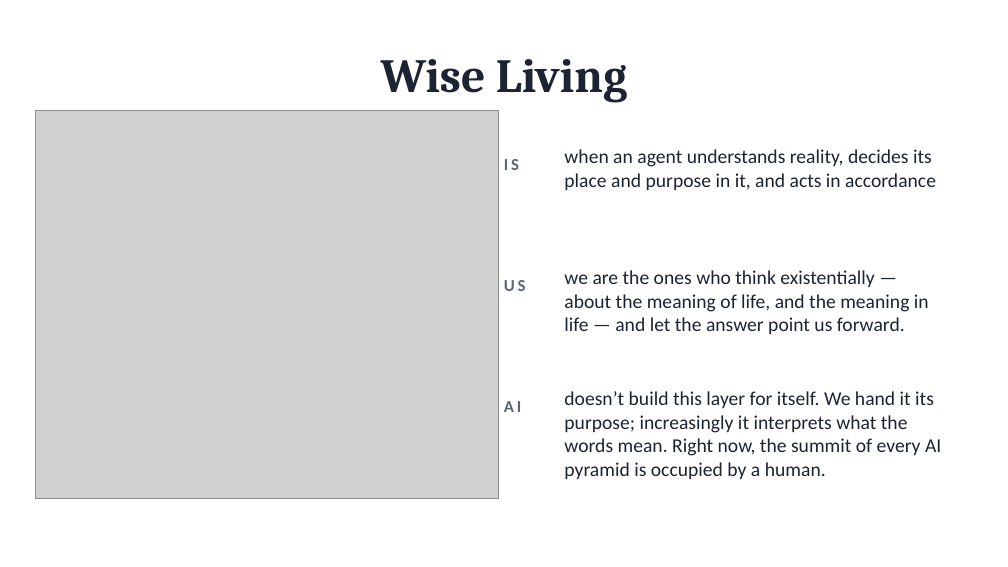
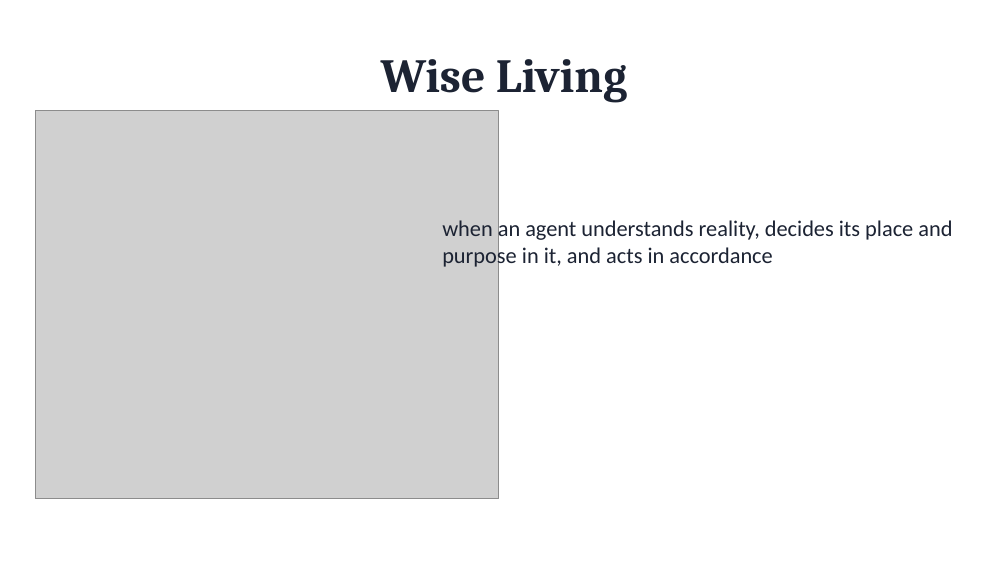
Before and after one commit to ericaraujophd/stem-slides, a slide deck: slide 17 of Session-2/S2-4-20pm-Wondergem-What-Does-It-Take-To-Be-Wise.pptx (slide 16 before the commit). Drawn at 1008x567 pixels with LibreOffice and Linux fonts; fonts in the diff are those of the drawing; grey boxes stand for pictures. Boxes give left, top, right and bottom in pixels: in the first picture for what was removed or moved away, otherwise in the second. Text is boxed around its words. In the diff, an @@ line names an element or a change of style, - is before the commit and + after.

```diff
--- a/Session-2/S2-4-20pm-Wondergem-What-Does-It-Take-To-Be-Wise.pptx
+++ b/Session-2/S2-4-20pm-Wondergem-What-Does-It-Take-To-Be-Wise.pptx
@@ text removed at (504,159,519,170) @@
-IS
@@ text "when an agent understands reality, ...": place and size @@
-text "when an agent understands reality, ..." at (564,149,936,190)
+text "when an agent understands reality, ..." at (442,218,952,270)
@@ text "when an agent understands reality, ..." at (442,218,952,270): size 14 to 16 pt @@
@@ text removed at (504,280,526,291) @@
-US
@@ text removed at (564,270,929,334) @@
-we are the ones who think existentially — about the meaning of life, and the meaning in life — and let the answer point us forward.
@@ text removed at (504,401,521,412) @@
-AI
@@ text removed at (564,391,941,479) @@
-doesn’t build this layer for itself. We hand it its purpose; increasingly it interprets what the words mean. Right now, the summit of every AI pyramid is occupied by a human.
```
Also in this commit, not shown: 11 other slides changed, 5 slides added, 3 slides removed, 3 other files.
